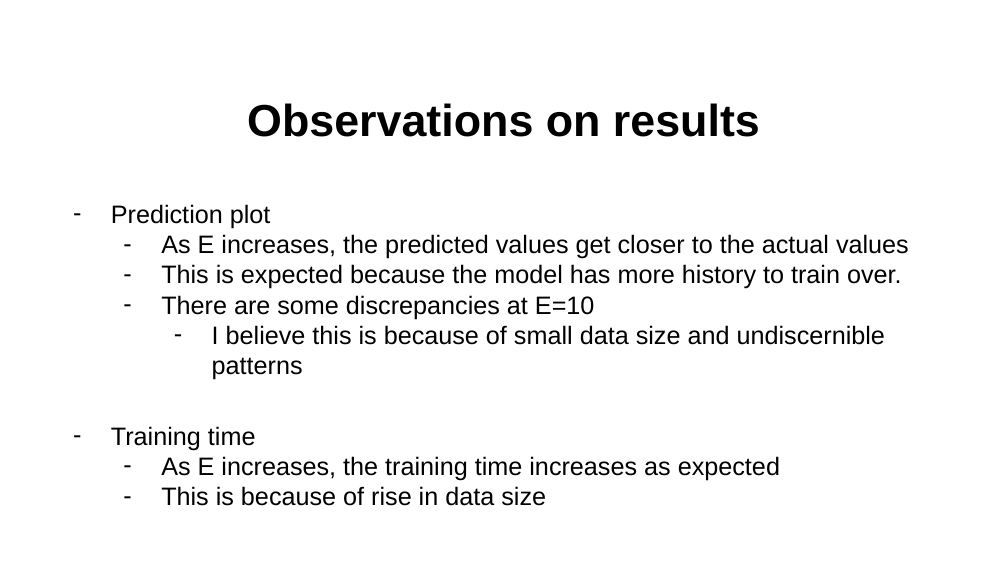
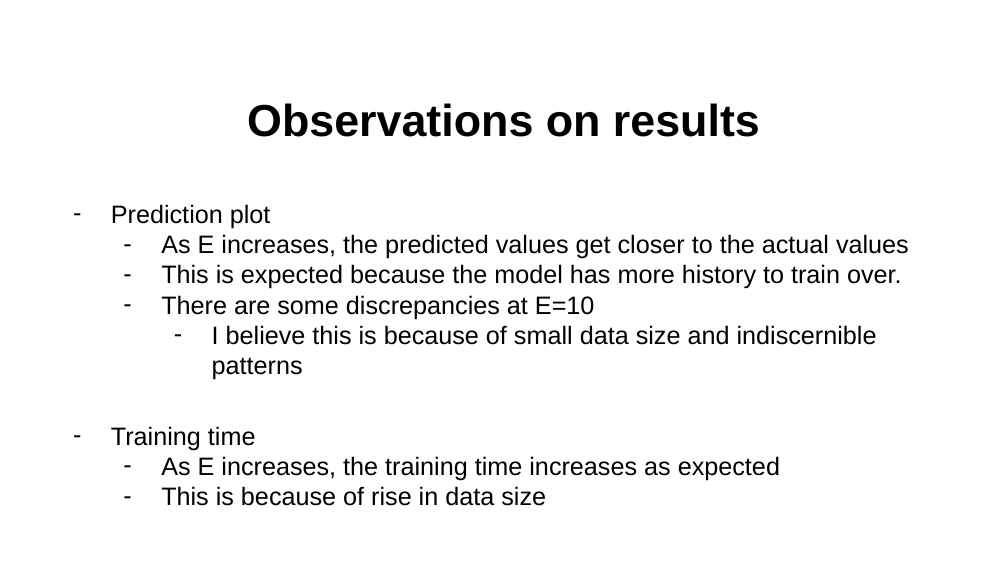
Before and after one commit to ahgada-ncsu/HyperEarlyStop, a slide deck: slide 31 of Hyper Early Stop.pptx (slide 30 before the commit). Drawn at 1008x567 pixels with LibreOffice and Linux fonts; fonts in the diff are those of the drawing; background and template pictures are left out. Boxes give left, top, right and bottom in pixels: in the first picture for what was removed or moved away, otherwise in the second. Text is boxed around its words. In the diff, an @@ line names an element or a change of style, - is before the commit and + after.

Commit message:
fixed ppt

```diff
--- a/Hyper Early Stop.pptx
+++ b/Hyper Early Stop.pptx
@@ text at (x1=212, y1=325, x2=877, y2=380): text changed @@
-    – I believe this is because of small data size and undiscernible patterns
+    – I believe this is because of small data size and indiscernible patterns
```
Also in this commit, not shown: 2 other slides changed, 2 slides added, 1 other file.
